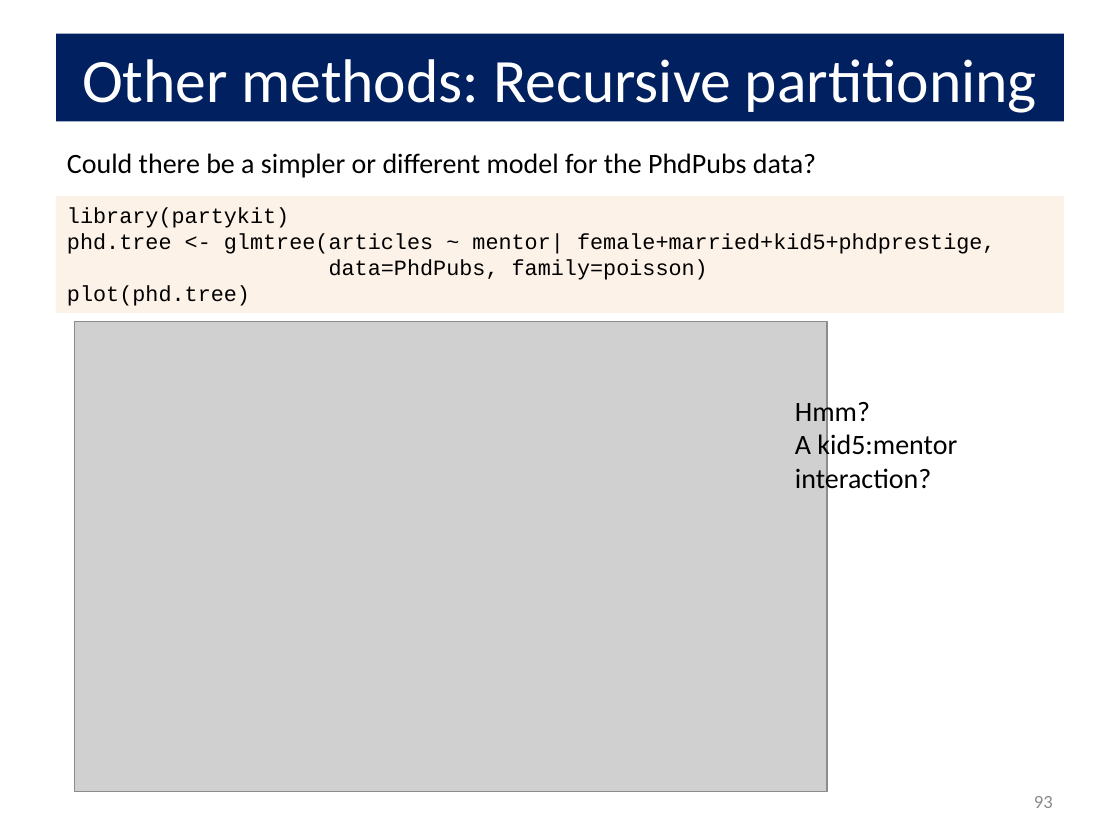
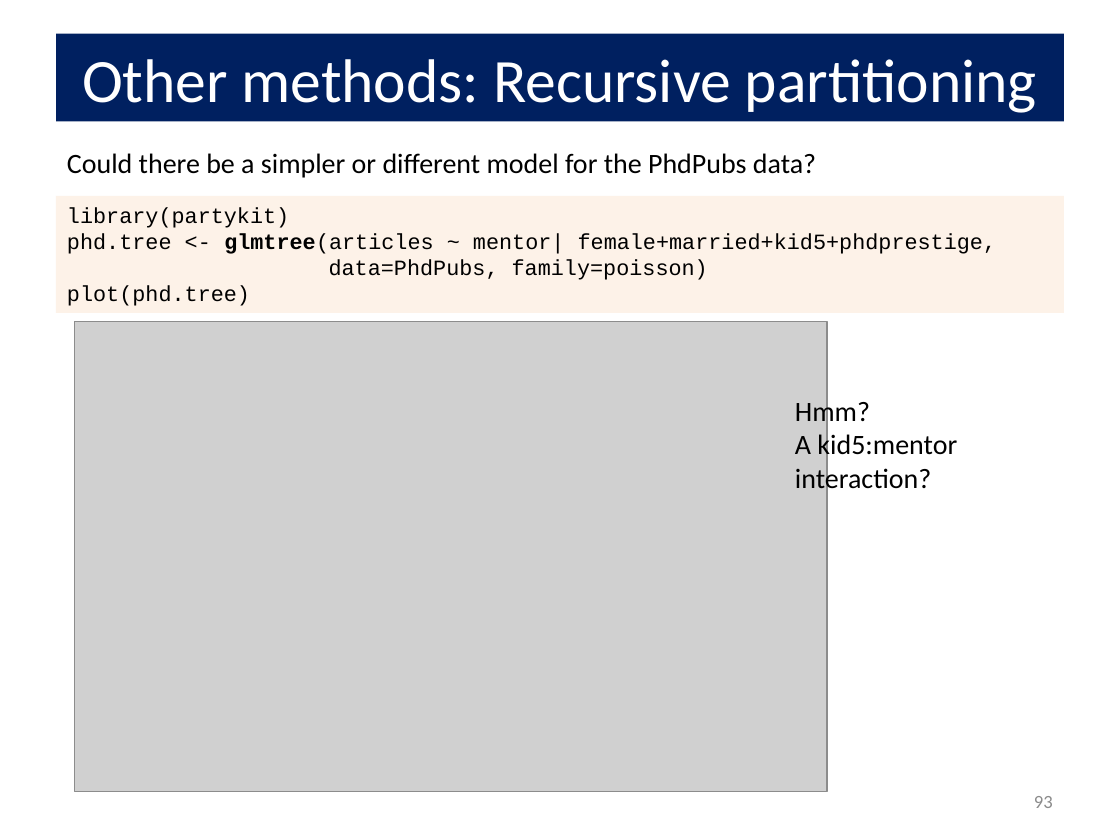
Before and after one commit to friendly/psy6136, a slide deck: slide 93 of docs/lectures/09-CountData.pptx. Drawn at 1120x840 pixels with LibreOffice and Linux fonts; fonts in the diff are those of the drawing; grey boxes stand for pictures. Boxes give left, top, right and bottom in pixels: in the first picture for what was removed or moved away, otherwise in the second. Text is boxed around its words. In the diff, an @@ line names an element or a change of style, - is before the commit and + after.

```diff
--- a/docs/lectures/09-CountData.pptx
+++ b/docs/lectures/09-CountData.pptx
@@ text in rectangle at bbox=[67, 233, 997, 254]: bold on in "glmtree(articles" @@
```
Also in this commit, not shown: 7 other slides changed, 10 other files.
